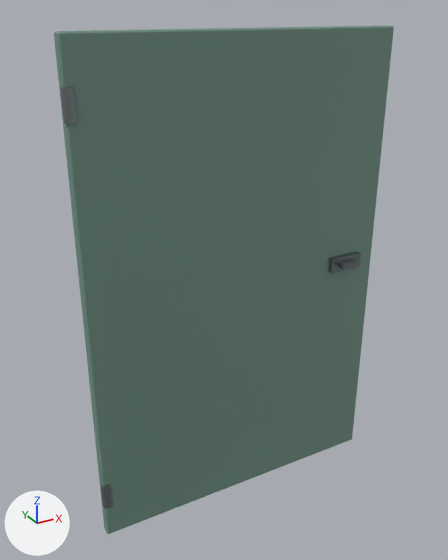
An edit to the glTF model assets/environments/arcade/restroom/restroom_stall_door.glb, drawn before and after from the same camera.
Camera for both pictures: a 50 mm lens placed at (-0.999, -1.677, 1.735), pointed at (-0.052, 0.046, 0.874). Lighting does not change. The marker at lower left points along +X, +Y and +Z. The first picture is the older version. Vertices at exactly the same position are counted once.

Objects in the first picture: 'restroom_stall_door'.
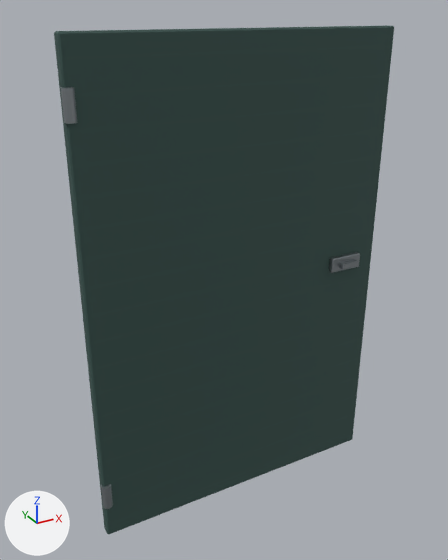
Pixel boxes [x1, y1, x2, y2] of what changed, in the pictures (448 x 560 px):
part 1 of me_cube_023, built on
    before: [60, 87, 361, 508]
    after: [61, 87, 360, 509]
part 2 of me_cube_023, recoloured (green to black)
    both: [54, 25, 394, 534]
part 3 of me_cube_023, recoloured
    before: [60, 87, 358, 486]
    after: [339, 259, 358, 269]

Edits to the bpy script that builds the scene:
```text
Add img_restroom_stock:
    img_restroom_stock = load_image('restroom_stock', '_unpacked/restroom_stock', 1024, 512, 'sRGB')
Add mat_restroom_muted_teal_laminate_012:
    mat_restroom_muted_teal_laminate_012 = principled_material('restroom_muted_teal_laminate.012')
    mat_restroom_muted_teal_laminate_012.texture = img_restroom_stock
    mat_restroom_muted_teal_laminate_012.roughness = 0.78
Add mat_restroom_chrome_024:
    mat_restroom_chrome_024 = principled_material('restroom_chrome.024')
    mat_restroom_chrome_024.texture = img_restroom_stock
    mat_restroom_chrome_024.metallic = 0.75
    mat_restroom_chrome_024.roughness = 0.32
Change me_cube_023:
    used by ob_restroom_stall_door; location = (0.0, 0.0, 0.0)
    remove me_cube_023.from_pydata(...)  # 80 vertices, 136 faces; spans x -0.56..0.56, y -0.05..0.05, z 0.0..1.68
    add me_cube_023.from_pydata(...)  # 112 vertices, 200 faces; spans x -0.56..0.56, y -0.05..0.05, z 0.0..1.68
    me_cube_023 part 1
    8 vertices are removed from x -0.56..0.49, y -0.03..0.01, z 0.13..1.46
    60 faces are deleted
    8 vertices move within x -0.56..-0.53, y 0.0, z 0.13..1.54
    28 vertices are added at x -0.56..0.49, y -0.03..0.01, z 0.13..1.54
    6 new vertices lie (0.12, 0.0, 0.0) away from vertices in x 0.36, y -0.03..-0.01, z 0.84..0.9
    6 new vertices lie (0.0, 0.0, 0.04) away from vertices in x 0.36..0.48, y -0.03..-0.01, z 0.85
    124 new faces join them, mat_restroom_chrome_024 (picture img_restroom_stock)
    me_cube_023 part 2: 44 faces spanning x -0.56..0.56, y -0.01..0.03, z 0.0..1.68 switch from mat_restroom_muted_teal_laminate to mat_restroom_muted_teal_laminate_012 (picture img_restroom_stock)
    me_cube_023 part 3: 32 faces spanning x -0.56..0.47, y -0.05..0.05, z 0.13..1.54 switch from mat_restroom_chrome (picture img_party_palette) to mat_restroom_chrome_024 (picture img_restroom_stock)
```
